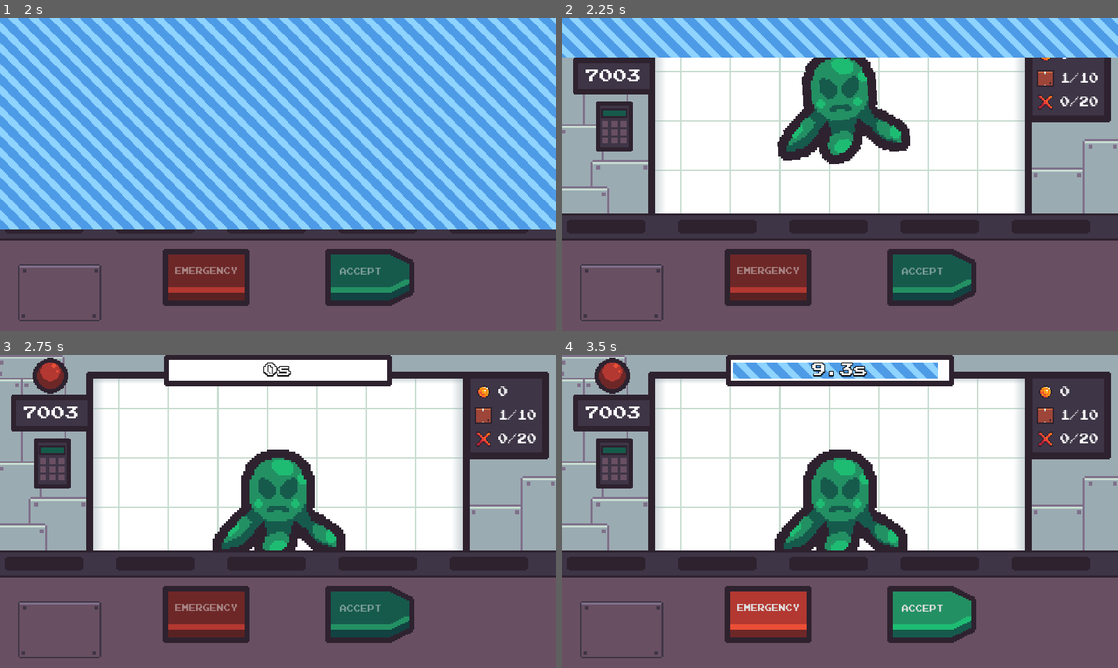
Above: before the commit, frames 1-4 (two rows, left to right).
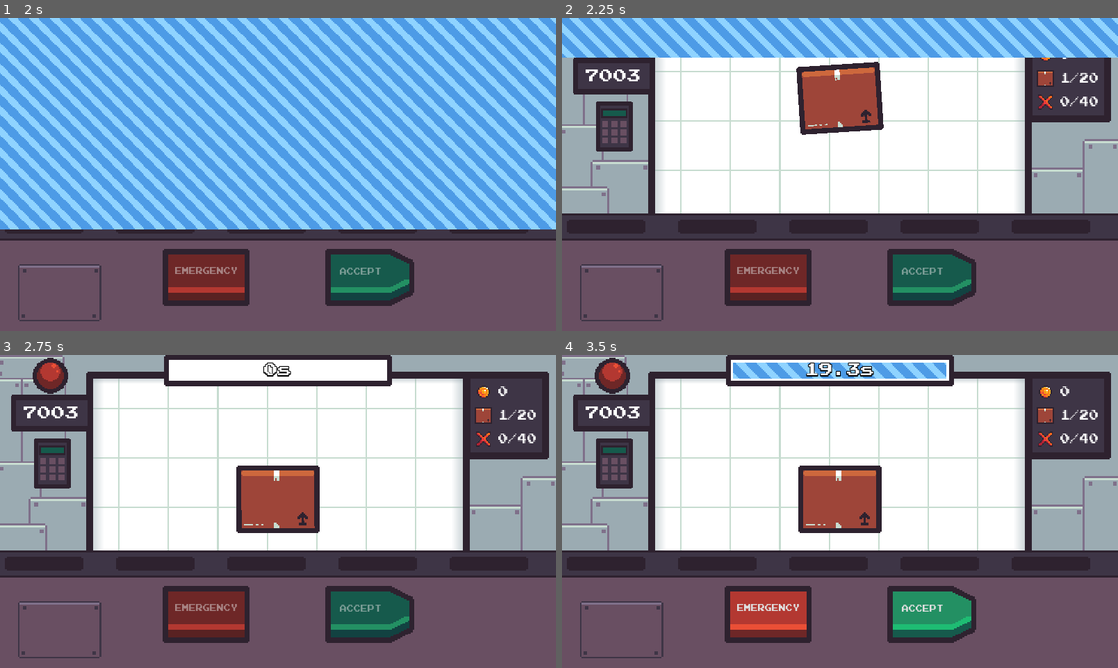
Above: after the commit, the same moments.

Repository: FixelDev/inside-out-inc
Game: Godot game, scene res://scenes/menu/menu.tscn
Two runs of this game, one before a commit and one after it. Both use one fixed random seed, a clock stepped at 60 frames per second and the inputs below.
Inputs (mouse positions are in pixels of both pictures, inside the frame that each line leads up to):
- Up to frame 1 (2 s): click "New Game" at 0.5 s; click "New Game" at 1.25 s
- Up to frame 2 (2.25 s): move the mouse to (962, 158) at 2.02 s
- Up to frame 3 (2.75 s): no input
- Up to frame 4 (3.5 s): move the mouse to (728, 527) at 2.77 s

Frame 1 is identical in both runs. In frame 2, 5.3% of the frame differs, in the area x 38-95%, y 12-47%; in frame 3, 5.0%; in frame 4, 5.5%, in the area x 38-95%, y 2-63%.

Commit message:
Implemented new aliens, aliens parts and packages

Diff:
--- a/day/day0.tres
+++ b/day/day0.tres
@@ -5,24 +5,24 @@
 [resource]
 script = ExtResource("1_7ig46")
 number = 2
-packages_amount = 10
-strikes_amount = 20
-normal_time_left = 10.0
-emergency_time_left = 7.0
+packages_amount = 20
+strikes_amount = 40
+normal_time_left = 20.0
+emergency_time_left = 20.0
 package_type_odds = {
 "evil_package": 1.0,
 "normal_package": 0.0
 }
 evil_package_odds = {
-"alien_in_package": 0.6,
-"alien_package": 0.4,
-"alien_parts_in_package": 0.0,
+"alien_in_package": 0.0,
+"alien_package": 0.0,
+"alien_parts_in_package": 1.0,
 "alien_parts_in_package_timer": 0.0
 }
 alien_parts_difficulty_odds = {
-"alien_parts_easy": 0.0,
-"alien_parts_hard": 1.0,
-"alien_parts_medium": 0.0
+"alien_parts_easy": 0.5,
+"alien_parts_hard": 0.3,
+"alien_parts_medium": 0.2
 }
 main_title = "ALIEN ATTACKS"
 main_article = "ALIENS HIDE IN THE PACKAGES"
--- a/entities/aliens/alien.tscn
+++ b/entities/aliens/alien.tscn
@@ -7,5 +7,5 @@
 visibility_layer = 2
 region_rect = Rect2(0, 16, 16, 16)
 script = ExtResource("1_0n3s4")
-min_scale = 2.0
-max_scale = 4.0
+min_scale = 0.5
+max_scale = 1.0
--- a/entities/aliens/parts/alien_part.tscn
+++ b/entities/aliens/parts/alien_part.tscn
@@ -6,3 +6,5 @@
 light_mask = 2
 visibility_layer = 2
 script = ExtResource("1_x42up")
+min_scale = 0.2
+max_scale = 0.4
--- /dev/null
+++ b/entities/aliens/parts/hand/hand.tscn
@@ -0,0 +1,7 @@
+[gd_scene load_steps=3 format=3 uid="uid://dkbbumma7fqla"]
+
+[ext_resource type="PackedScene" uid="uid://dc1tebyjumw4a" path="res://entities/aliens/parts/alien_part.tscn" id="1_epske"]
+[ext_resource type="Texture2D" uid="uid://b7p3sidsftype" path="res://entities/aliens/parts/hand/hand.png" id="2_8pn2s"]
+
+[node name="Hand" instance=ExtResource("1_epske")]
+texture = ExtResource("2_8pn2s")
--- /dev/null
+++ b/entities/aliens/parts/mouth/mouth.tscn
@@ -0,0 +1,7 @@
+[gd_scene load_steps=3 format=3 uid="uid://4705ut16jai3"]
+
+[ext_resource type="PackedScene" uid="uid://dc1tebyjumw4a" path="res://entities/aliens/parts/alien_part.tscn" id="1_ukdd1"]
+[ext_resource type="Texture2D" uid="uid://nu6a80jymxdu" path="res://entities/aliens/parts/mouth/mouth.png" id="2_78b8s"]
+
+[node name="Mouth" instance=ExtResource("1_ukdd1")]
+texture = ExtResource("2_78b8s")
--- /dev/null
+++ b/entities/aliens/parts/slime_part/slime_part.tscn
@@ -0,0 +1,7 @@
+[gd_scene load_steps=3 format=3 uid="uid://cw4ldk3irpb8v"]
+
+[ext_resource type="PackedScene" uid="uid://dc1tebyjumw4a" path="res://entities/aliens/parts/alien_part.tscn" id="1_p0eva"]
+[ext_resource type="Texture2D" uid="uid://cb1j4oiyfvktj" path="res://entities/aliens/parts/slime_part/slime_part.png" id="2_xfjbn"]
+
+[node name="SlimePart" instance=ExtResource("1_p0eva")]
+texture = ExtResource("2_xfjbn")
--- /dev/null
+++ b/entities/aliens/parts/tentacle/tentacle.tscn
@@ -0,0 +1,7 @@
+[gd_scene load_steps=3 format=3 uid="uid://djbwyturooxcr"]
+
+[ext_resource type="PackedScene" uid="uid://dc1tebyjumw4a" path="res://entities/aliens/parts/alien_part.tscn" id="1_earp8"]
+[ext_resource type="Texture2D" uid="uid://vrgr2x05hk4g" path="res://entities/aliens/parts/tentacle/tentacle.png" id="2_jps0y"]
+
+[node name="Tentacle" instance=ExtResource("1_earp8")]
+texture = ExtResource("2_jps0y")
--- /dev/null
+++ b/entities/aliens/parts/tongue/tongue.tscn
@@ -0,0 +1,7 @@
+[gd_scene load_steps=3 format=3 uid="uid://chxaqwgvvv5s8"]
+
+[ext_resource type="PackedScene" uid="uid://dc1tebyjumw4a" path="res://entities/aliens/parts/alien_part.tscn" id="1_ad6lx"]
+[ext_resource type="Texture2D" uid="uid://bmn5ijqu6g40s" path="res://entities/aliens/parts/tongue/tongue.png" id="2_n4bg2"]
+
+[node name="Tongue" instance=ExtResource("1_ad6lx")]
+texture = ExtResource("2_n4bg2")
--- /dev/null
+++ b/entities/aliens/parts/tooth/tooth.tscn
@@ -0,0 +1,7 @@
+[gd_scene load_steps=3 format=3 uid="uid://vn05lup6vwro"]
+
+[ext_resource type="PackedScene" uid="uid://dc1tebyjumw4a" path="res://entities/aliens/parts/alien_part.tscn" id="1_pf5mq"]
+[ext_resource type="Texture2D" uid="uid://cn54usvk7u08e" path="res://entities/aliens/parts/tooth/tooth.png" id="2_sohdn"]
+
+[node name="Tooth" instance=ExtResource("1_pf5mq")]
+texture = ExtResource("2_sohdn")
--- /dev/null
+++ b/entities/packages/alien_package/alien_1/alien_package_1.tscn
@@ -0,0 +1,12 @@
+[gd_scene load_steps=4 format=3 uid="uid://bco4ic8i0xaln"]
+
+[ext_resource type="PackedScene" uid="uid://cf55jit22rshh" path="res://entities/packages/alien_package/alien_package.tscn" id="1_i1co8"]
+[ext_resource type="Texture2D" uid="uid://drqhuk2rrsrgg" path="res://entities/aliens/alien1/graphics/alien1_xray.png" id="2_y3mn3"]
+[ext_resource type="Texture2D" uid="uid://bfuqn1pa271j6" path="res://entities/aliens/alien1/graphics/alien1.png" id="3_l88gs"]
+
+[node name="AlienPackage" instance=ExtResource("1_i1co8")]
+scale = Vector2(5, 5)
+x_ray_sprites = Array[Texture2D]([ExtResource("2_y3mn3")])
+
+[node name="NormalSprite" parent="." index="0"]
+texture = ExtResource("3_l88gs")
--- a/entities/packages/alien_package/alien_package.tscn
+++ b/entities/packages/alien_package/alien_package.tscn
@@ -4,4 +4,5 @@
 [ext_resource type="Script" path="res://entities/packages/alien_package/alien_package.gd" id="2_58w13"]
 
 [node name="AlienPackage" instance=ExtResource("1_r4a85")]
+scale = Vector2(4, 4)
 script = ExtResource("2_58w13")
--- a/entities/packages/alien_package/alien_package_1.tscn
+++ /dev/null
@@ -1,12 +0,0 @@
-[gd_scene load_steps=4 format=3 uid="uid://bco4ic8i0xaln"]
-
-[ext_resource type="PackedScene" uid="uid://cf55jit22rshh" path="res://entities/packages/alien_package/alien_package.tscn" id="1_8500i"]
-[ext_resource type="Texture2D" uid="uid://drqhuk2rrsrgg" path="res://entities/aliens/alien1/graphics/alien1_xray.png" id="2_aw60n"]
-[ext_resource type="Texture2D" uid="uid://bfuqn1pa271j6" path="res://entities/aliens/alien1/graphics/alien1.png" id="3_8lxyy"]
-
-[node name="AlienPackage" instance=ExtResource("1_8500i")]
-scale = Vector2(5, 5)
-x_ray_sprites = Array[Texture2D]([ExtResource("2_aw60n")])
-
-[node name="NormalSprite" parent="." index="0"]
-texture = ExtResource("3_8lxyy")
--- /dev/null
+++ b/entities/packages/alien_package/alien_package_2/alien_package_2.tscn
@@ -0,0 +1,11 @@
+[gd_scene load_steps=4 format=3 uid="uid://c77ln8gwy36o0"]
+
+[ext_resource type="PackedScene" uid="uid://cf55jit22rshh" path="res://entities/packages/alien_package/alien_package.tscn" id="1_pep7e"]
+[ext_resource type="Texture2D" uid="uid://dbvsklmx0qr48" path="res://entities/aliens/alien_2/alien_2_xray.png" id="2_ixekf"]
+[ext_resource type="Texture2D" uid="uid://dk2th1yrsojr5" path="res://entities/aliens/alien_2/alien_2.png" id="3_r852m"]
+
+[node name="AlienPackage2" instance=ExtResource("1_pep7e")]
+x_ray_sprites = Array[Texture2D]([ExtResource("2_ixekf")])
+
+[node name="NormalSprite" parent="." index="0"]
+texture = ExtResource("3_r852m")
--- /dev/null
+++ b/entities/packages/alien_package/alien_package_3/alien_package_3.tscn
@@ -0,0 +1,11 @@
+[gd_scene load_steps=4 format=3 uid="uid://c5dxdr3xsv4n0"]
+
+[ext_resource type="PackedScene" uid="uid://cf55jit22rshh" path="res://entities/packages/alien_package/alien_package.tscn" id="1_iq80i"]
+[ext_resource type="Texture2D" uid="uid://cv5nn4utfcq1r" path="res://entities/aliens/alien_3/alien_3_xray.png" id="2_6868b"]
+[ext_resource type="Texture2D" uid="uid://d1r3hguxefg0d" path="res://entities/aliens/alien_3/alien_3.png" id="3_mhqo2"]
+
+[node name="AlienPackage3" instance=ExtResource("1_iq80i")]
+x_ray_sprites = Array[Texture2D]([ExtResource("2_6868b")])
+
+[node name="NormalSprite" parent="." index="0"]
+texture = ExtResource("3_mhqo2")
--- /dev/null
+++ b/entities/packages/alien_package/alien_package_4/alien_package_4.tscn
@@ -0,0 +1,11 @@
+[gd_scene load_steps=4 format=3 uid="uid://bagq0ulc4ga7b"]
+
+[ext_resource type="PackedScene" uid="uid://cf55jit22rshh" path="res://entities/packages/alien_package/alien_package.tscn" id="1_4riih"]
+[ext_resource type="Texture2D" uid="uid://csxv2u5ogogo" path="res://entities/aliens/alien_4/alien_4_xray.png" id="2_00o2q"]
+[ext_resource type="Texture2D" uid="uid://cvnxrcuhqwsx3" path="res://entities/aliens/alien_4/alien_4.png" id="3_smr2k"]
+
+[node name="AlienPackage4" instance=ExtResource("1_4riih")]
+x_ray_sprites = Array[Texture2D]([ExtResource("2_00o2q")])
+
+[node name="NormalSprite" parent="." index="0"]
+texture = ExtResource("3_smr2k")
--- /dev/null
+++ b/entities/packages/alien_package/alien_package_5/alien_package_5.tscn
@@ -0,0 +1,11 @@
+[gd_scene load_steps=4 format=3 uid="uid://bmyq1kwhv0hab"]
+
+[ext_resource type="PackedScene" uid="uid://cf55jit22rshh" path="res://entities/packages/alien_package/alien_package.tscn" id="1_kxosr"]
+[ext_resource type="Texture2D" uid="uid://dtapmjnnqeba0" path="res://entities/aliens/alien_5/alien_5_xray.png" id="2_b7vwh"]
+[ext_resource type="Texture2D" uid="uid://be7ksqht2xqru" path="res://entities/aliens/alien_5/alien_5.png" id="3_x57gq"]
+
+[node name="AlienPackage5" instance=ExtResource("1_kxosr")]
+x_ray_sprites = Array[Texture2D]([ExtResource("2_b7vwh")])
+
+[node name="NormalSprite" parent="." index="0"]
+texture = ExtResource("3_x57gq")
--- /dev/null
+++ b/entities/packages/alien_package/slime_package/slime_package.tscn
@@ -0,0 +1,11 @@
+[gd_scene load_steps=4 format=3 uid="uid://wgi7oe0xmbet"]
+
+[ext_resource type="PackedScene" uid="uid://cf55jit22rshh" path="res://entities/packages/alien_package/alien_package.tscn" id="1_28wk2"]
+[ext_resource type="Texture2D" uid="uid://cxjwh5wm35x2i" path="res://entities/aliens/slime/slime_xray.png" id="2_puuk4"]
+[ext_resource type="Texture2D" uid="uid://dflkto8pn88iq" path="res://entities/aliens/slime/slime.png" id="3_pa52x"]
+
+[node name="SlimePackage" instance=ExtResource("1_28wk2")]
+x_ray_sprites = Array[Texture2D]([ExtResource("2_puuk4")])
+
+[node name="NormalSprite" parent="." index="0"]
+texture = ExtResource("3_pa52x")
--- /dev/null
+++ b/entities/packages/alien_package/spider_package/spider_package.tscn
@@ -0,0 +1,11 @@
+[gd_scene load_steps=4 format=3 uid="uid://ch2lrm20lvjw1"]
+
+[ext_resource type="PackedScene" uid="uid://cf55jit22rshh" path="res://entities/packages/alien_package/alien_package.tscn" id="1_tar54"]
+[ext_resource type="Texture2D" uid="uid://bl4tpgh2o56t" path="res://entities/aliens/spider/spider_xray.png" id="2_a0rar"]
+[ext_resource type="Texture2D" uid="uid://bjkhkpx8stt87" path="res://entities/aliens/spider/spider.png" id="3_tw82x"]
+
+[node name="SpiderPackage" instance=ExtResource("1_tar54")]
+x_ray_sprites = Array[Texture2D]([ExtResource("2_a0rar")])
+
+[node name="NormalSprite" parent="." index="0"]
+texture = ExtResource("3_tw82x")
--- /dev/null
+++ b/entities/packages/flower/flower.tscn
@@ -0,0 +1,69 @@
+[gd_scene load_steps=4 format=3 uid="uid://bxll06o2sf1vx"]
+
+[ext_resource type="PackedScene" uid="uid://3a33oceaqq6d" path="res://entities/packages/package.tscn" id="1_eulb3"]
+[ext_resource type="Texture2D" uid="uid://f6xk0tn7sk6d" path="res://entities/packages/flower/graphics/flower_xray.png" id="2_j3k1r"]
+[ext_resource type="Texture2D" uid="uid://cp45o3apihksh" path="res://entities/packages/flower/graphics/flower.png" id="3_nbk5e"]
+
+[node name="Flower" instance=ExtResource("1_eulb3")]
+scale = Vector2(3, 3)
+x_ray_sprites = Array[Texture2D]([ExtResource("2_j3k1r")])
+
+[node name="NormalSprite" parent="." index="0"]
+texture = ExtResource("3_nbk5e")
+
+[node name="Marker2D" type="Marker2D" parent="AlienPartsHolder/Easy" index="0"]
+position = Vector2(0, 16)
+
+[node name="Marker2D2" type="Marker2D" parent="AlienPartsHolder/Easy" index="1"]
+position = Vector2(-4, 8)
+
+[node name="Marker2D3" type="Marker2D" parent="AlienPartsHolder/Easy" index="2"]
+position = Vector2(5, 7)
+
+[node name="Marker2D4" type="Marker2D" parent="AlienPartsHolder/Easy" index="3"]
+position = Vector2(3, 23)
+
+[node name="Marker2D5" type="Marker2D" parent="AlienPartsHolder/Easy" index="4"]
+position = Vector2(-5, 23)
+
+[node name="Marker2D6" type="Marker2D" parent="AlienPartsHolder/Medium" index="0"]
+position = Vector2(-9, 24)
+
+[node name="Marker2D7" type="Marker2D" parent="AlienPartsHolder/Medium" index="1"]
+position = Vector2(-10, 5)
+
+[node name="Marker2D8" type="Marker2D" parent="AlienPartsHolder/Medium" index="2"]
+position = Vector2(-1, 0)
+
+[node name="Marker2D9" type="Marker2D" parent="AlienPartsHolder/Medium" index="3"]
+position = Vector2(11, 2)
+
+[node name="Marker2D10" type="Marker2D" parent="AlienPartsHolder/Medium" index="4"]
+position = Vector2(9, 26)
+
+[node name="Marker2D11" type="Marker2D" parent="AlienPartsHolder/Medium" index="5"]
+position = Vector2(1, -9)
+
+[node name="Marker2D12" type="Marker2D" parent="AlienPartsHolder/Medium" index="6"]
+position = Vector2(12, -12)
+
+[node name="Marker2D13" type="Marker2D" parent="AlienPartsHolder/Hard" index="0"]
+position = Vector2(-6, -23)
+
+[node name="Marker2D14" type="Marker2D" parent="AlienPartsHolder/Hard" index="1"]
+position = Vector2(-13, -28)
+
+[node name="Marker2D15" type="Marker2D" parent="AlienPartsHolder/Hard" index="2"]
+position = Vector2(-20, -21)
+
+[node name="Marker2D16" type="Marker2D" parent="AlienPartsHolder/Hard" index="3"]
+position = Vector2(-14, -12)
+
+[node name="Marker2D17" type="Marker2D" parent="AlienPartsHolder/Hard" index="4"]
+position = Vector2(8, -22)
+
+[node name="Marker2D18" type="Marker2D" parent="AlienPartsHolder/Hard" index="5"]
+position = Vector2(3, -29)
+
+[node name="Marker2D19" type="Marker2D" parent="AlienPartsHolder/Hard" index="6"]
+position = Vector2(-15, 29)
--- a/entities/packages/package.gd
+++ b/entities/packages/package.gd
@@ -59,6 +59,7 @@
 		add_child(alien_part)
 		alien_part.material = window_mask
 		alien_part.global_position = spawn_point.global_position
+		alien_part.rotation = randf_range(-6.2, 6.2)
 
 		if with_timer:
 			alien_part.visible = false
--- /dev/null
+++ b/entities/packages/question_block/question_block.tscn
@@ -0,0 +1,54 @@
+[gd_scene load_steps=5 format=3 uid="uid://lpc7gokf7djf"]
+
+[ext_resource type="PackedScene" uid="uid://3a33oceaqq6d" path="res://entities/packages/package.tscn" id="1_676ad"]
+[ext_resource type="Texture2D" uid="uid://c32wce5ri4q2h" path="res://entities/packages/question_block/question_block_xray1.png" id="2_sv2u5"]
+[ext_resource type="Texture2D" uid="uid://deseuhnc4angv" path="res://entities/packages/question_block/question_block_xray2.png" id="3_3g16l"]
+[ext_resource type="Texture2D" uid="uid://ym0t3qipt8ms" path="res://entities/packages/question_block/question_block.png" id="4_lns3m"]
+
+[node name="QuestionBlock" instance=ExtResource("1_676ad")]
+scale = Vector2(3, 3)
+x_ray_sprites = Array[Texture2D]([ExtResource("2_sv2u5"), ExtResource("3_3g16l")])
+
+[node name="NormalSprite" parent="." index="0"]
+texture = ExtResource("4_lns3m")
+
+[node name="Marker2D" type="Marker2D" parent="AlienPartsHolder/Easy" index="0"]
+
+[node name="Marker2D2" type="Marker2D" parent="AlienPartsHolder/Easy" index="1"]
+position = Vector2(4, -4)
+
+[node name="Marker2D3" type="Marker2D" parent="AlienPartsHolder/Easy" index="2"]
+position = Vector2(-3, -7)
+
+[node name="Marker2D4" type="Marker2D" parent="AlienPartsHolder/Easy" index="3"]
+position = Vector2(-10, 3)
+
+[node name="Marker2D5" type="Marker2D" parent="AlienPartsHolder/Easy" index="4"]
+position = Vector2(1, 9)
+
+[node name="Marker2D6" type="Marker2D" parent="AlienPartsHolder/Easy" index="5"]
+position = Vector2(11, 4)
+
+[node name="Marker2D7" type="Marker2D" parent="AlienPartsHolder/Medium" index="0"]
+position = Vector2(11, 4)
+
+[node name="Marker2D8" type="Marker2D" parent="AlienPartsHolder/Medium" index="1"]
+position = Vector2(15, -12)
+
+[node name="Marker2D9" type="Marker2D" parent="AlienPartsHolder/Medium" index="2"]
+position = Vector2(-12, -12)
+
+[node name="Marker2D10" type="Marker2D" parent="AlienPartsHolder/Medium" index="3"]
+position = Vector2(-7, 13)
+
+[node name="Marker2D11" type="Marker2D" parent="AlienPartsHolder/Hard" index="0"]
+position = Vector2(-2, 19)
+
+[node name="Marker2D12" type="Marker2D" parent="AlienPartsHolder/Hard" index="1"]
+position = Vector2(20, -1)
+
+[node name="Marker2D13" type="Marker2D" parent="AlienPartsHolder/Hard" index="2"]
+position = Vector2(0, -20)
+
+[node name="Marker2D14" type="Marker2D" parent="AlienPartsHolder/Hard" index="3"]
+position = Vector2(-20, -13)
--- a/globals/alien_database/alien_database.tscn
+++ b/globals/alien_database/alien_database.tscn
@@ -1,10 +1,22 @@
-[gd_scene load_steps=4 format=3 uid="uid://lmf2ghp18sxu"]
+[gd_scene load_steps=16 format=3 uid="uid://lmf2ghp18sxu"]
 
 [ext_resource type="Script" path="res://globals/alien_database/alien_database.gd" id="1_5mmha"]
 [ext_resource type="PackedScene" uid="uid://5dmyy8poi2g" path="res://entities/aliens/alien1/alien_1.tscn" id="2_mmmpp"]
 [ext_resource type="PackedScene" uid="uid://ev03s8g2l1s8" path="res://entities/aliens/parts/alien_eye/alien_eye.tscn" id="3_eksvc"]
+[ext_resource type="PackedScene" uid="uid://bjqamsnxawlke" path="res://entities/aliens/alien_2/alien_2.tscn" id="3_hp1q6"]
+[ext_resource type="PackedScene" uid="uid://dius872t5mc5j" path="res://entities/aliens/alien_3/alien_3.tscn" id="4_k7qlv"]
+[ext_resource type="PackedScene" uid="uid://bpslk40ngagwe" path="res://entities/aliens/alien_4/alien_4.tscn" id="5_rymbd"]
+[ext_resource type="PackedScene" uid="uid://ceh2t6cgulmvg" path="res://entities/aliens/alien_5/alien_5.tscn" id="6_4fqmw"]
+[ext_resource type="PackedScene" uid="uid://4y4yn0fibuey" path="res://entities/aliens/slime/slime.tscn" id="7_qg40a"]
+[ext_resource type="PackedScene" uid="uid://dyy38ae2a3bw4" path="res://entities/aliens/spider/spider.tscn" id="8_uq7nb"]
+[ext_resource type="PackedScene" uid="uid://dkbbumma7fqla" path="res://entities/aliens/parts/hand/hand.tscn" id="10_ewq51"]
+[ext_resource type="PackedScene" uid="uid://4705ut16jai3" path="res://entities/aliens/parts/mouth/mouth.tscn" id="11_u2auk"]
+[ext_resource type="PackedScene" uid="uid://cw4ldk3irpb8v" path="res://entities/aliens/parts/slime_part/slime_part.tscn" id="12_crcbw"]
+[ext_resource type="PackedScene" uid="uid://djbwyturooxcr" path="res://entities/aliens/parts/tentacle/tentacle.tscn" id="13_y02se"]
+[ext_resource type="PackedScene" uid="uid://chxaqwgvvv5s8" path="res://entities/aliens/parts/tongue/tongue.tscn" id="14_bc8tf"]
+[ext_resource type="PackedScene" uid="uid://vn05lup6vwro" path="res://entities/aliens/parts/tooth/tooth.tscn" id="15_0xbju"]
 
 [node name="AlienDatabase" type="Node"]
 script = ExtResource("1_5mmha")
-aliens_scenes = Array[PackedScene]([ExtResource("2_mmmpp")])
-alien_parts_scenes = Array[PackedScene]([ExtResource("3_eksvc")])
+aliens_scenes = Array[PackedScene]([ExtResource("2_mmmpp"), ExtResource("3_hp1q6"), ExtResource("4_k7qlv"), ExtResource("5_rymbd"), ExtResource("6_4fqmw"), ExtResource("7_qg40a"), ExtResource("8_uq7nb")])
+alien_parts_scenes = Array[PackedScene]([ExtResource("3_eksvc"), ExtResource("10_ewq51"), ExtResource("11_u2auk"), ExtResource("12_crcbw"), ExtResource("13_y02se"), ExtResource("14_bc8tf"), ExtResource("15_0xbju")])
--- a/scenes/game/game.tscn
+++ b/scenes/game/game.tscn
@@ -54,13 +54,21 @@
 [ext_resource type="Texture2D" uid="uid://dgerfodrjvj10" path="res://scenes/game/graphics/paper_button.png" id="42_uukyc"]
 [ext_resource type="Texture2D" uid="uid://duhabuen6d406" path="res://scenes/game/graphics/emergency_lamp.png" id="44_qa7fk"]
 [ext_resource type="PackedScene" uid="uid://djfmjkuiwck6x" path="res://entities/packages/box/box.tscn" id="45_e7rc1"]
-[ext_resource type="PackedScene" uid="uid://bco4ic8i0xaln" path="res://entities/packages/alien_package/alien_package_1.tscn" id="46_fy6wy"]
 [ext_resource type="Script" path="res://scenes/game/package_spawner.gd" id="46_mkleq"]
 [ext_resource type="PackedScene" uid="uid://c0qvln8yg28ys" path="res://entities/laser/laser.tscn" id="54_6k7yb"]
 [ext_resource type="PackedScene" uid="uid://ca22i4rw6fnel" path="res://entities/packages/destroy_particles.tscn" id="55_4wqyy"]
 [ext_resource type="PackedScene" uid="uid://14o66vwcpfwb" path="res://entities/xray/xray.tscn" id="55_yg3a8"]
+[ext_resource type="PackedScene" uid="uid://bxll06o2sf1vx" path="res://entities/packages/flower/flower.tscn" id="58_sqtdw"]
+[ext_resource type="PackedScene" uid="uid://lpc7gokf7djf" path="res://entities/packages/question_block/question_block.tscn" id="59_3xmqr"]
+[ext_resource type="PackedScene" uid="uid://bco4ic8i0xaln" path="res://entities/packages/alien_package/alien_1/alien_package_1.tscn" id="60_56vie"]
 [ext_resource type="PackedScene" uid="uid://dwxqwd52lirsk" path="res://entities/ceo/ceo.tscn" id="61_7lq78"]
+[ext_resource type="PackedScene" uid="uid://c77ln8gwy36o0" path="res://entities/packages/alien_package/alien_package_2/alien_package_2.tscn" id="61_i0o2x"]
 [ext_resource type="Script" path="res://scenes/game/pause_manager.gd" id="62_1wd3c"]
+[ext_resource type="PackedScene" uid="uid://c5dxdr3xsv4n0" path="res://entities/packages/alien_package/alien_package_3/alien_package_3.tscn" id="62_wpisq"]
+[ext_resource type="PackedScene" uid="uid://bagq0ulc4ga7b" path="res://entities/packages/alien_package/alien_package_4/alien_package_4.tscn" id="63_ufwdc"]
+[ext_resource type="PackedScene" uid="uid://bmyq1kwhv0hab" path="res://entities/packages/alien_package/alien_package_5/alien_package_5.tscn" id="64_jdmae"]
+[ext_resource type="PackedScene" uid="uid://wgi7oe0xmbet" path="res://entities/packages/alien_package/slime_package/slime_package.tscn" id="65_aod0q"]
+[ext_resource type="PackedScene" uid="uid://ch2lrm20lvjw1" path="res://entities/packages/alien_package/spider_package/spider_package.tscn" id="66_445ud"]
 
 [sub_resource type="StyleBoxTexture" id="StyleBoxTexture_h1ktb"]
 texture = ExtResource("6_4fdm3")
@@ -1271,8 +1279,8 @@
 [node name="PackageSpawner" type="Node2D" parent="." node_paths=PackedStringArray("package_spawn_point", "package_destination_point", "package_forward_point", "laser_gun", "destroy_particles")]
 unique_name_in_owner = true
 script = ExtResource("46_mkleq")
-packages_scenes = Array[PackedScene]([ExtResource("45_e7rc1")])
-aliens_scenes = Array[PackedScene]([ExtResource("46_fy6wy")])
+packages_scenes = Array[PackedScene]([ExtResource("45_e7rc1"), ExtResource("58_sqtdw"), ExtResource("59_3xmqr")])
+aliens_scenes = Array[PackedScene]([ExtResource("60_56vie"), ExtResource("61_i0o2x"), ExtResource("62_wpisq"), ExtResource("63_ufwdc"), ExtResource("64_jdmae"), ExtResource("65_aod0q"), ExtResource("66_445ud")])
 package_spawn_point = NodePath("../WallWindow/PackagesSpawnPoint")
 package_destination_point = NodePath("../WallWindow/PackageDestinationPoint")
 package_forward_point = NodePath("../WallWindow/PackageForwardPoint")
--- /dev/null
+++ b/test.gd
@@ -0,0 +1,11 @@
+extends Sprite2D
+
+
+# Called when the node enters the scene tree for the first time.
+func _ready():
+	pass # Replace with function body.
+
+
+# Called every frame. 'delta' is the elapsed time since the previous frame.
+func _process(delta):
+	print(rotation)
Not shown: 1 places in scenes/game/game.tscn that only renumber resources
